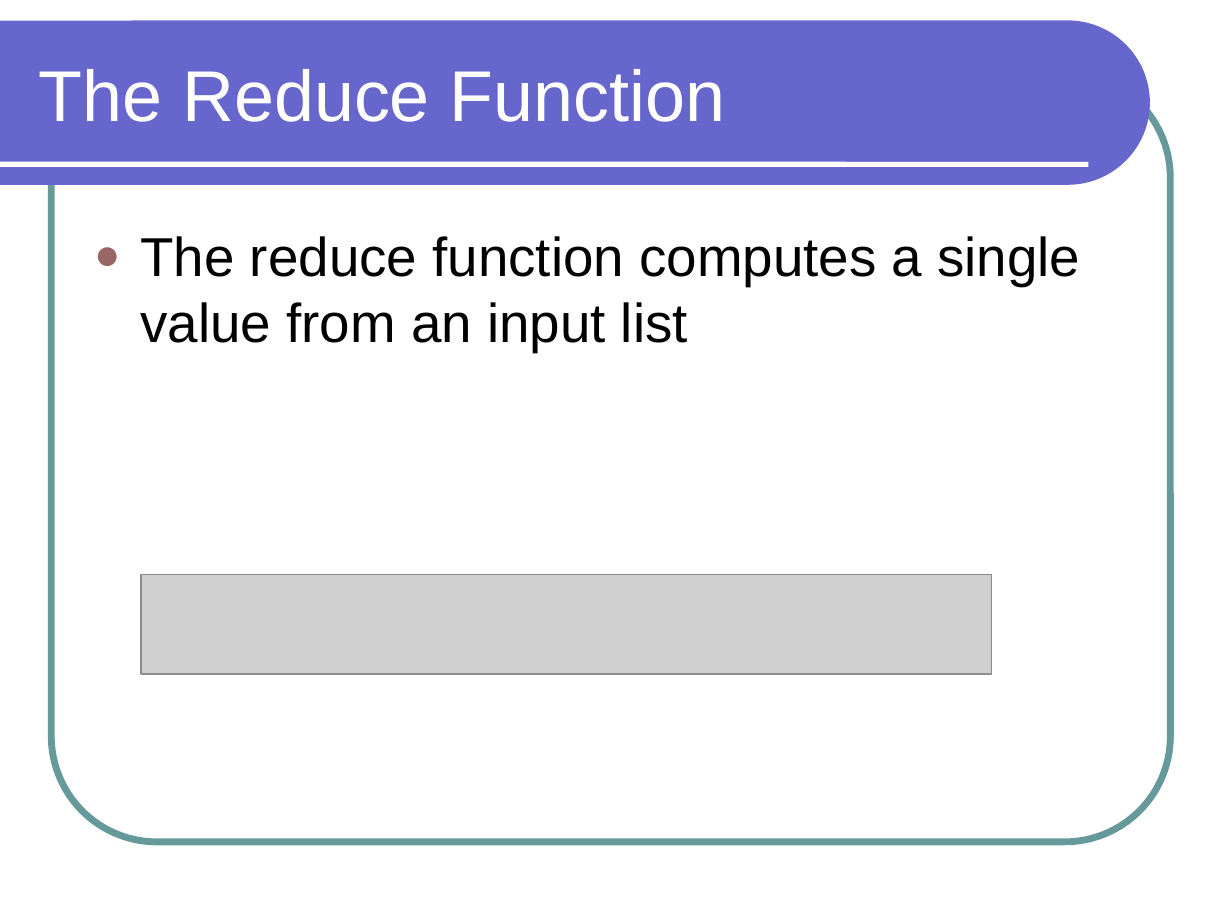
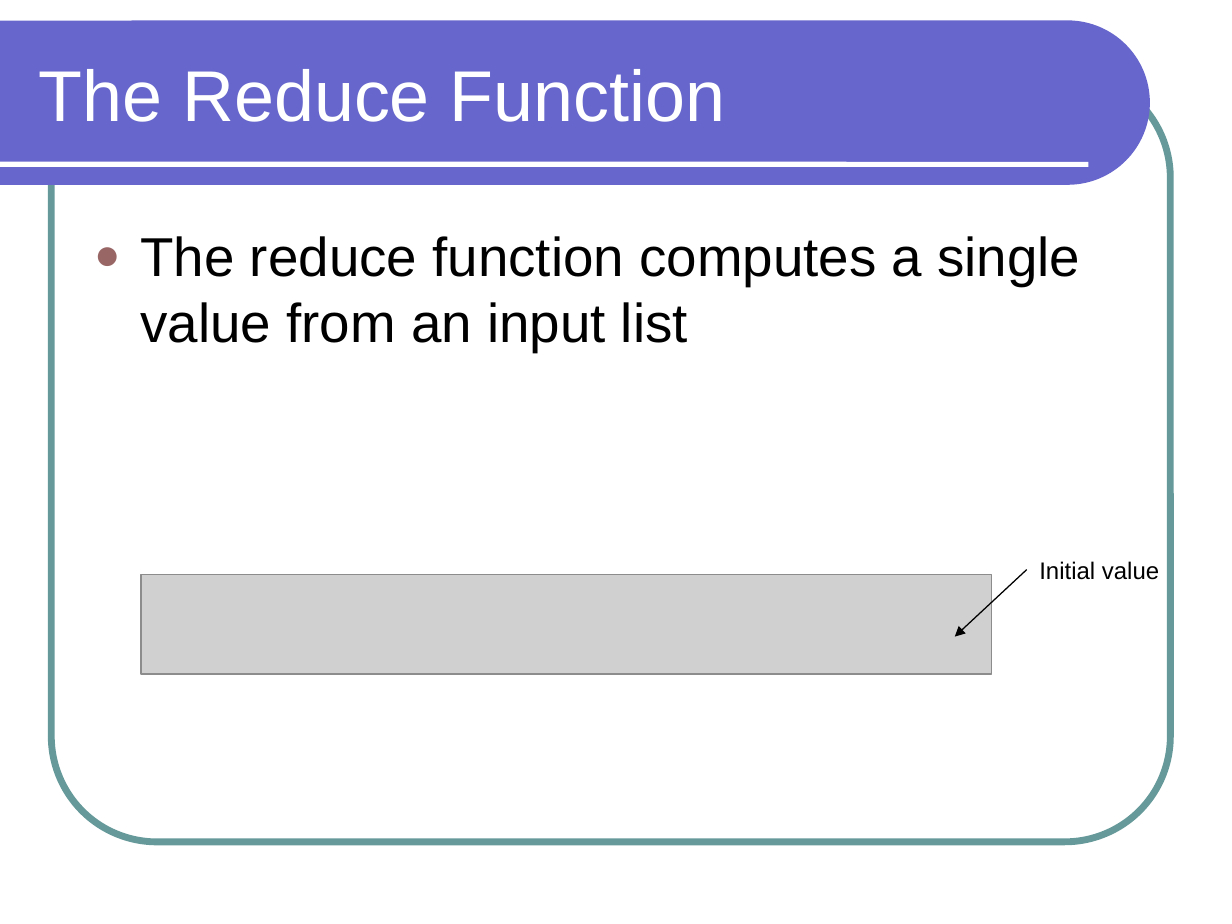
Before and after one commit to lutzhamel/CSC301, a slide deck: slide 14 of notes/csc301-ln014.ppt (slide 15 before the commit). Drawn at 1232x924 pixels with LibreOffice and Linux fonts; fonts in the diff are those of the drawing; grey boxes stand for pictures. Boxes give left, top, right and bottom in pixels: in the first picture for what was removed or moved away, otherwise in the second. Text is boxed around its words. In the diff, an @@ line names an element or a change of style, - is before the commit and + after.

```diff
--- a/notes/csc301-ln014.ppt
+++ b/notes/csc301-ln014.ppt
@@ arrow added from (1026, 569) to (955, 637), #000000 0.74 pt @@
@@ text added at [1039, 561, 1159, 580], 14 pt, text #000000 @@
+Initial value
```
Also in this commit, not shown: 1 slide removed, 1 other file.
